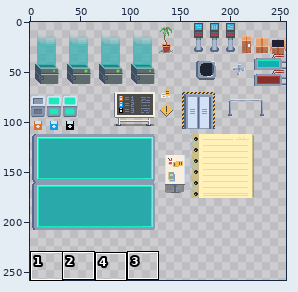
Two states of a sprite sheet, assets/img/gameDeniro.png. The picture above shows the old version from afar; the outline marks the close-up.
Close-up. Before the commit:
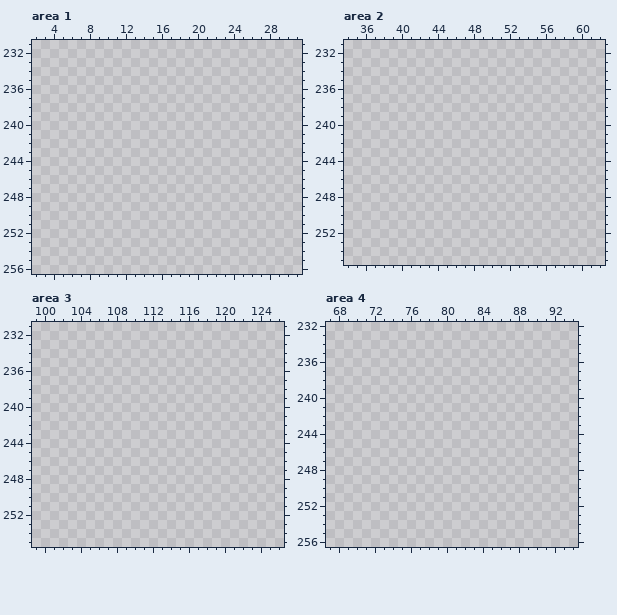
The file is 256x480 pixels. Pixels under 10% opacity are left out. Colours within 5 levels of each other are drawn and written as one. Shown: area 1: x 2..31, y 231..256; area 2: x 34..62, y 231..255; area 3: x 99..126, y 231..255; area 4: x 67..94, y 232..256. The wide view leaves out empty margins. The commit also changed other parts of the picture, which this record leaves out.
And afterwards:
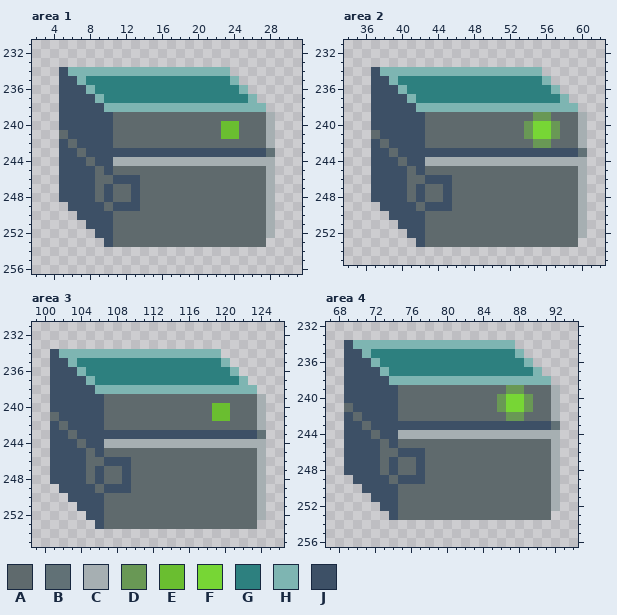
Palette (. is transparent): A #5f6a6d  B #617176  C #a6afb2  D #699855  E #6abe30  F #77d635  G #2d807f  H #7eb5b2  J #3d5066
Diff:
Changed rows in their new state; - is an unchanged pixel.
Area 1:
first column x 5:
234 JHHHHHHHHHHHHHHHHHH-----
235 JJHGGGGGGGGGGGGGGGGH----
236 JJJHGGGGGGGGGGGGGGGGH---
237 JJJJHGGGGGGGGGGGGGGGGH--
238 JJJJJHHHHHHHHHHHHHHHHHH-
239 JJJJJJAAAAAAAAAAAAAAAAAC
240 JJJJJJAAAAAAAAAAAAEEAAAC
241 AJJJJJAAAAAAAAAAAAEEAAAC
242 JAJJJJAAAAAAAAAAAAAAAAAC
243 JJAJJJJJJJJJJJJJJJJJJJJB
244 JJJAJJCCCCCCCCCCCCCCCCCC
245 JJJJAJAAAAAAAAAAAAAAAAAC
246 JJJJAAJJJAAAAAAAAAAAAAAC
247 JJJJAJAAJAAAAAAAAAAAAAAC
248 JJJJAJAAJAAAAAAAAAAAAAAC
249 -JJJJAJJJAAAAAAAAAAAAAAC
250 --JJJJAAAAAAAAAAAAAAAAAC
251 ---JJJAAAAAAAAAAAAAAAAAC
252 ----JJAAAAAAAAAAAAAAAAAC
253 -----JAAAAAAAAAAAAAAAAA-
Area 2:
first column x 37:
234 JHHHHHHHHHHHHHHHHHH-----
235 JJHGGGGGGGGGGGGGGGGH----
236 JJJHGGGGGGGGGGGGGGGGH---
237 JJJJHGGGGGGGGGGGGGGGGH--
238 JJJJJHHHHHHHHHHHHHHHHHH-
239 JJJJJJAAAAAAAAAAAADDAAAC
240 JJJJJJAAAAAAAAAAADFFDAAC
241 AJJJJJAAAAAAAAAAADFFDAAC
242 JAJJJJAAAAAAAAAAAADDAAAC
243 JJAJJJJJJJJJJJJJJJJJJJJB
244 JJJAJJCCCCCCCCCCCCCCCCCC
245 JJJJAJAAAAAAAAAAAAAAAAAC
246 JJJJAAJJJAAAAAAAAAAAAAAC
247 JJJJAJAAJAAAAAAAAAAAAAAC
248 JJJJAJAAJAAAAAAAAAAAAAAC
249 -JJJJAJJJAAAAAAAAAAAAAAC
250 --JJJJAAAAAAAAAAAAAAAAAC
251 ---JJJAAAAAAAAAAAAAAAAAC
252 ----JJAAAAAAAAAAAAAAAAAC
253 -----JAAAAAAAAAAAAAAAAA-
Area 3:
first column x 101:
234 JHHHHHHHHHHHHHHHHHH-----
235 JJHGGGGGGGGGGGGGGGGH----
236 JJJHGGGGGGGGGGGGGGGGH---
237 JJJJHGGGGGGGGGGGGGGGGH--
238 JJJJJHHHHHHHHHHHHHHHHHH-
239 JJJJJJAAAAAAAAAAAAAAAAAC
240 JJJJJJAAAAAAAAAAAAEEAAAC
241 AJJJJJAAAAAAAAAAAAEEAAAC
242 JAJJJJAAAAAAAAAAAAAAAAAC
243 JJAJJJJJJJJJJJJJJJJJJJJB
244 JJJAJJCCCCCCCCCCCCCCCCCC
245 JJJJAJAAAAAAAAAAAAAAAAAC
246 JJJJAAJJJAAAAAAAAAAAAAAC
247 JJJJAJAAJAAAAAAAAAAAAAAC
248 JJJJAJAAJAAAAAAAAAAAAAAC
249 -JJJJAJJJAAAAAAAAAAAAAAC
250 --JJJJAAAAAAAAAAAAAAAAAC
251 ---JJJAAAAAAAAAAAAAAAAAC
252 ----JJAAAAAAAAAAAAAAAAAC
253 -----JAAAAAAAAAAAAAAAAA-
Area 4:
first column x 69:
234 JHHHHHHHHHHHHHHHHHH-----
235 JJHGGGGGGGGGGGGGGGGH----
236 JJJHGGGGGGGGGGGGGGGGH---
237 JJJJHGGGGGGGGGGGGGGGGH--
238 JJJJJHHHHHHHHHHHHHHHHHH-
239 JJJJJJAAAAAAAAAAAADDAAAC
240 JJJJJJAAAAAAAAAAADFFDAAC
241 AJJJJJAAAAAAAAAAADFFDAAC
242 JAJJJJAAAAAAAAAAAADDAAAC
243 JJAJJJJJJJJJJJJJJJJJJJJB
244 JJJAJJCCCCCCCCCCCCCCCCCC
245 JJJJAJAAAAAAAAAAAAAAAAAC
246 JJJJAAJJJAAAAAAAAAAAAAAC
247 JJJJAJAAJAAAAAAAAAAAAAAC
248 JJJJAJAAJAAAAAAAAAAAAAAC
249 -JJJJAJJJAAAAAAAAAAAAAAC
250 --JJJJAAAAAAAAAAAAAAAAAC
251 ---JJJAAAAAAAAAAAAAAAAAC
252 ----JJAAAAAAAAAAAAAAAAAC
253 -----JAAAAAAAAAAAAAAAAA-
Pixel boxes of the changes (left, top, right, bottom) in both close-ups:
added: (59, 67, 275, 247)
added: (371, 67, 587, 247)
added: (50, 349, 266, 529)
added: (344, 340, 560, 520)
